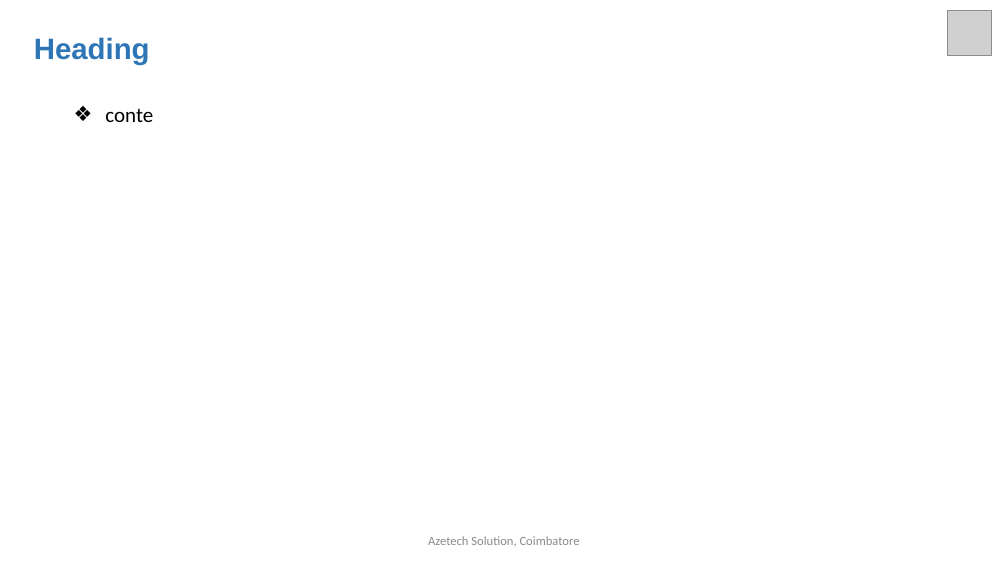
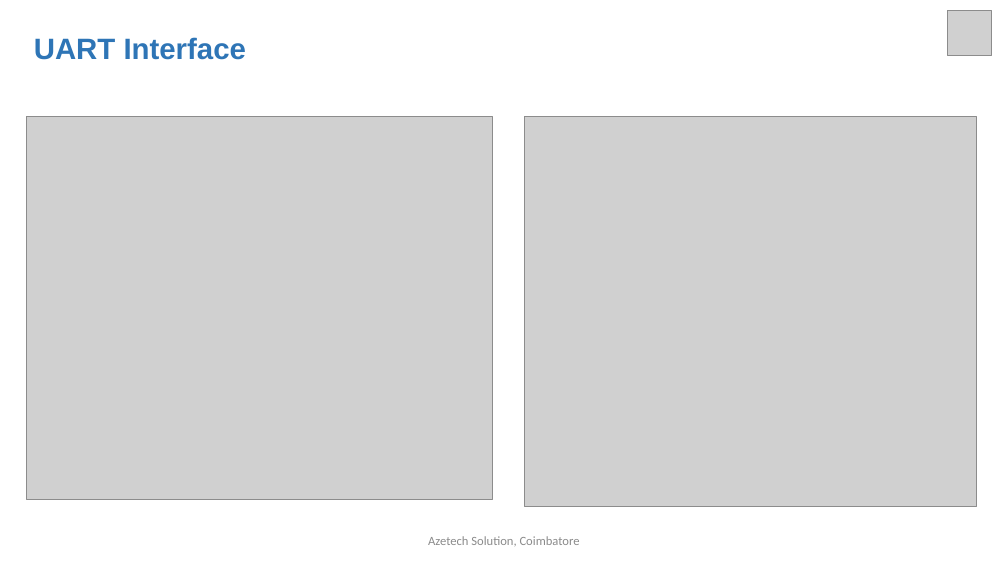
Before and after one commit to arulnelson/AZETECH-CLASS-NOTES, a slide deck: slide 18 of STM32_DOCS/STM32_UART.pptx (slide 17 before the commit). Drawn at 1008x567 pixels with LibreOffice and Linux fonts; fonts in the diff are those of the drawing; grey boxes stand for pictures. Boxes give left, top, right and bottom in pixels: in the first picture for what was removed or moved away, otherwise in the second. Text is boxed around its words. In the diff, an @@ line names an element or a change of style, - is before the commit and + after.

```diff
--- a/STM32_DOCS/STM32_UART.pptx
+++ b/STM32_DOCS/STM32_UART.pptx
@@ text at <box>34,37,246,60</box>: text changed @@
-Heading
+UART Interface
@@ picture added at <box>26,116,492,499</box> @@
@@ text removed at <box>105,108,153,122</box> @@
-❖ conte
@@ picture added at <box>524,116,976,507</box> @@
```
Also in this commit, not shown: 3 other slides changed, 2 slides added.
